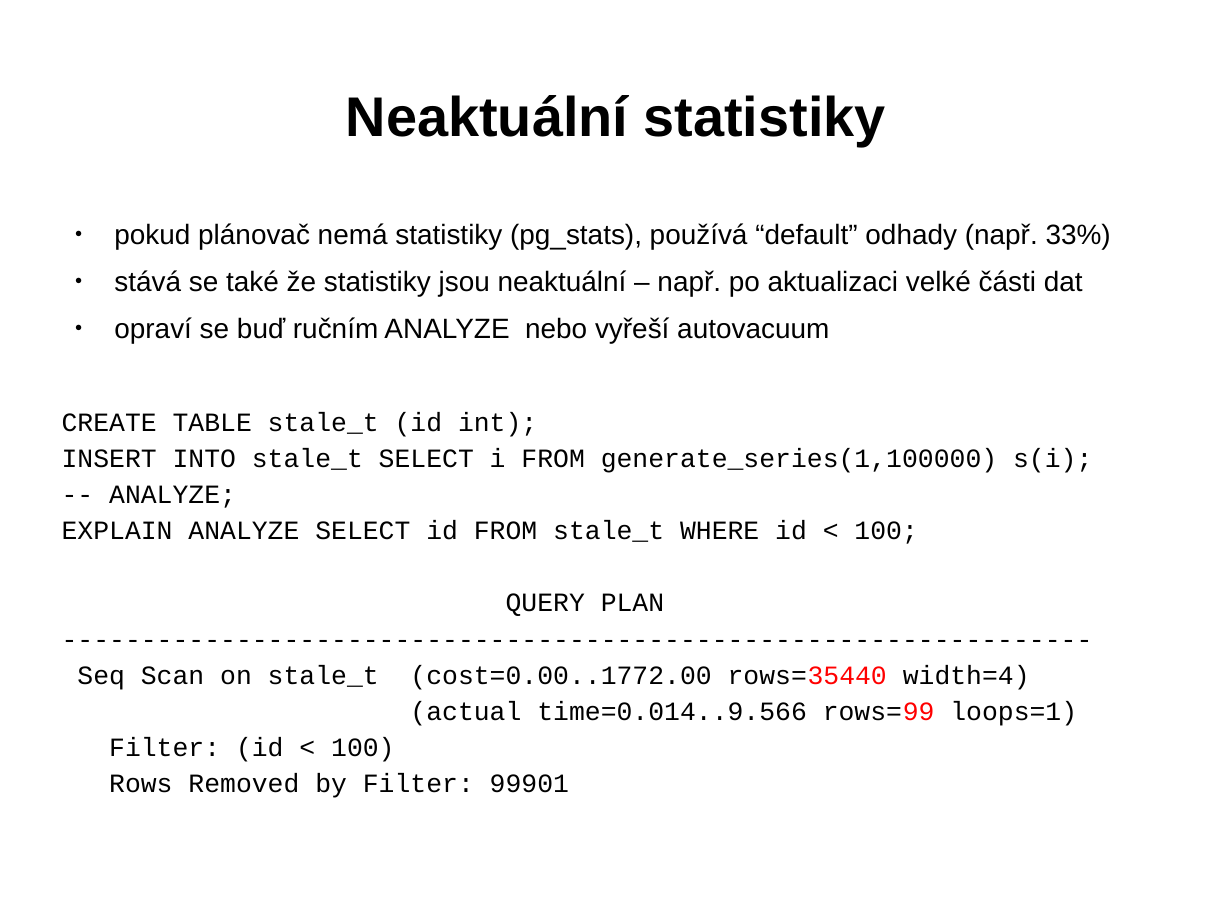
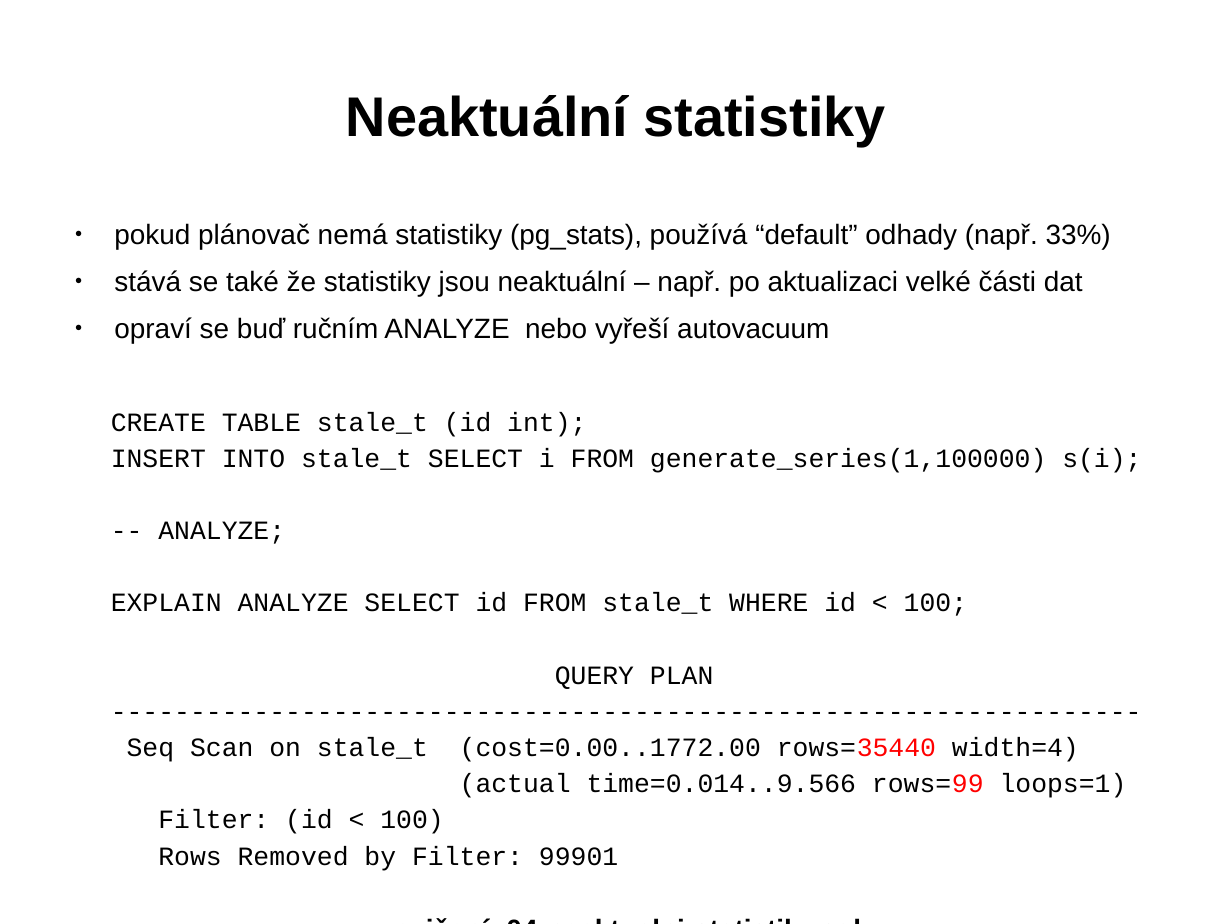
Before and after one commit to tvondra/explain_training, a slide deck: slide 26 of explain-training.odp (slide 28 before the commit). Drawn at 1232x924 pixels with LibreOffice and Linux fonts; fonts in the diff are those of the drawing. Boxes give left, top, right and bottom in pixels: in the first picture for what was removed or moved away, otherwise in the second. Text is boxed around its words. In the diff, an @@ line names an element or a change of style, - is before the commit and + after.

```diff
--- a/explain-training.odp
+++ b/explain-training.odp
@@ text at bbox=[111, 223, 1141, 871]: paragraph added @@
+cvičení: 04-neaktualni-statistiky.sql
@@ text at bbox=[111, 412, 1141, 871]: indent changed @@
```
Also in this commit, not shown: 17 other slides changed, 6 slides removed, 14 other files.
